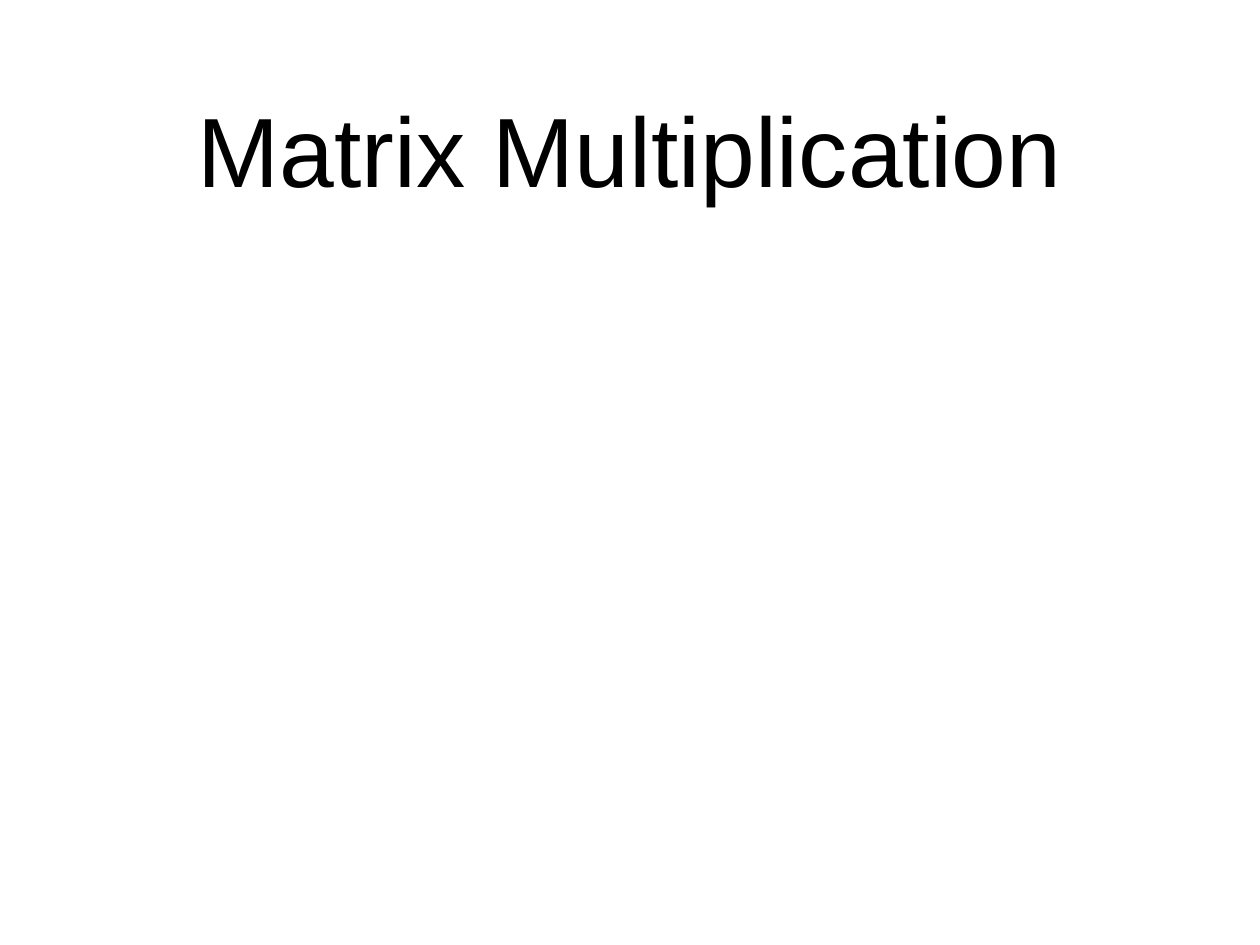
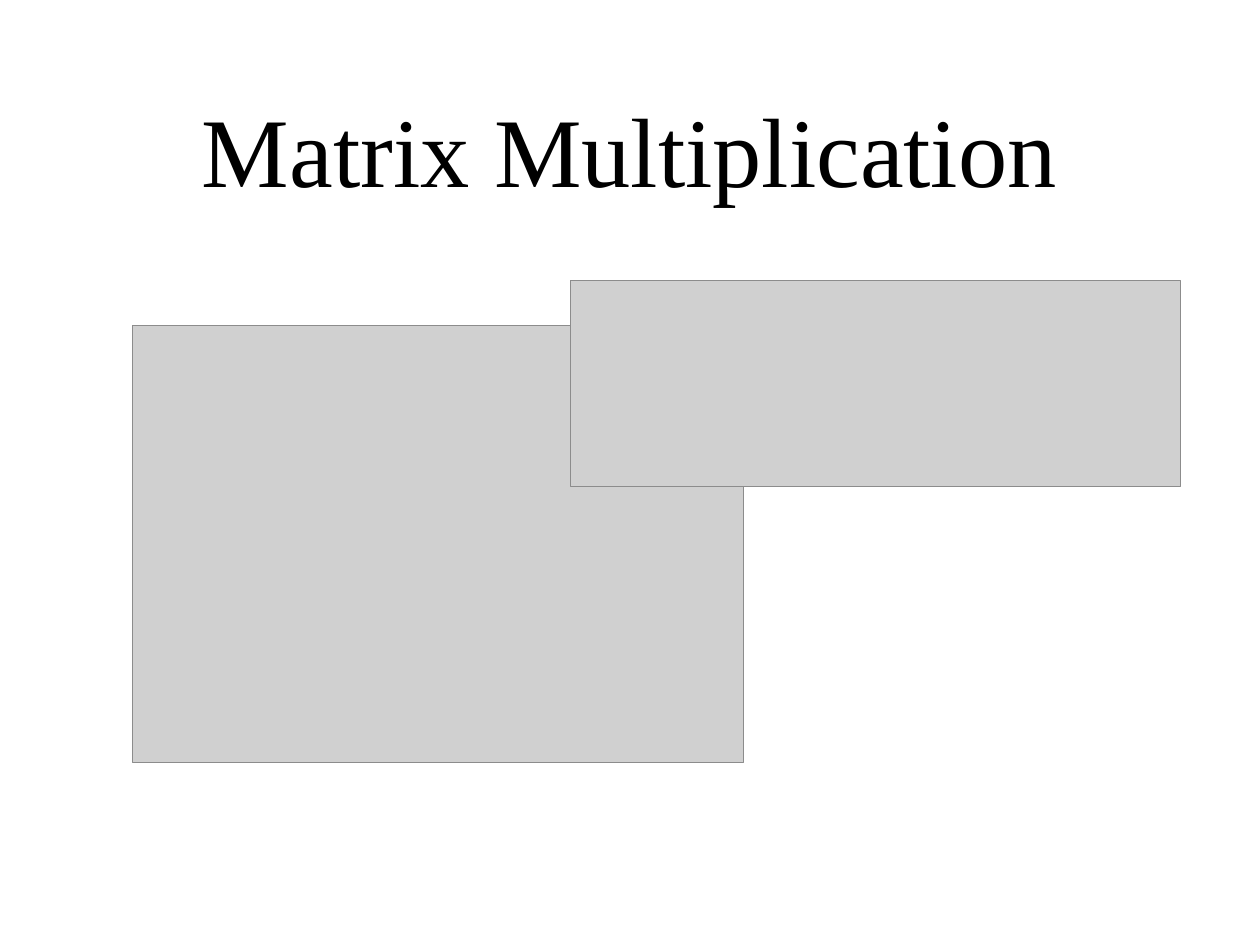
Before and after one commit to Tengyu-Sun/MIPS_simulator, a slide deck: slide 3 of benchmark.pptx. Drawn at 1260x945 pixels with LibreOffice and Linux fonts; fonts in the diff are those of the drawing; grey boxes stand for pictures. Boxes give left, top, right and bottom in pixels: in the first picture for what was removed or moved away, otherwise in the second. Text is boxed around its words. In the diff, an @@ line names an element or a change of style, - is before the commit and + after.

```diff
--- a/benchmark.pptx
+++ b/benchmark.pptx
@@ title "Matrix Multiplication" at (202,118,1056,205): font Arial to Times New Roman @@
@@ picture added at (571,281,1180,486) @@
@@ picture added at (133,325,743,763) @@
```
Also in this commit, not shown: 3 other slides changed, 3 other files.
